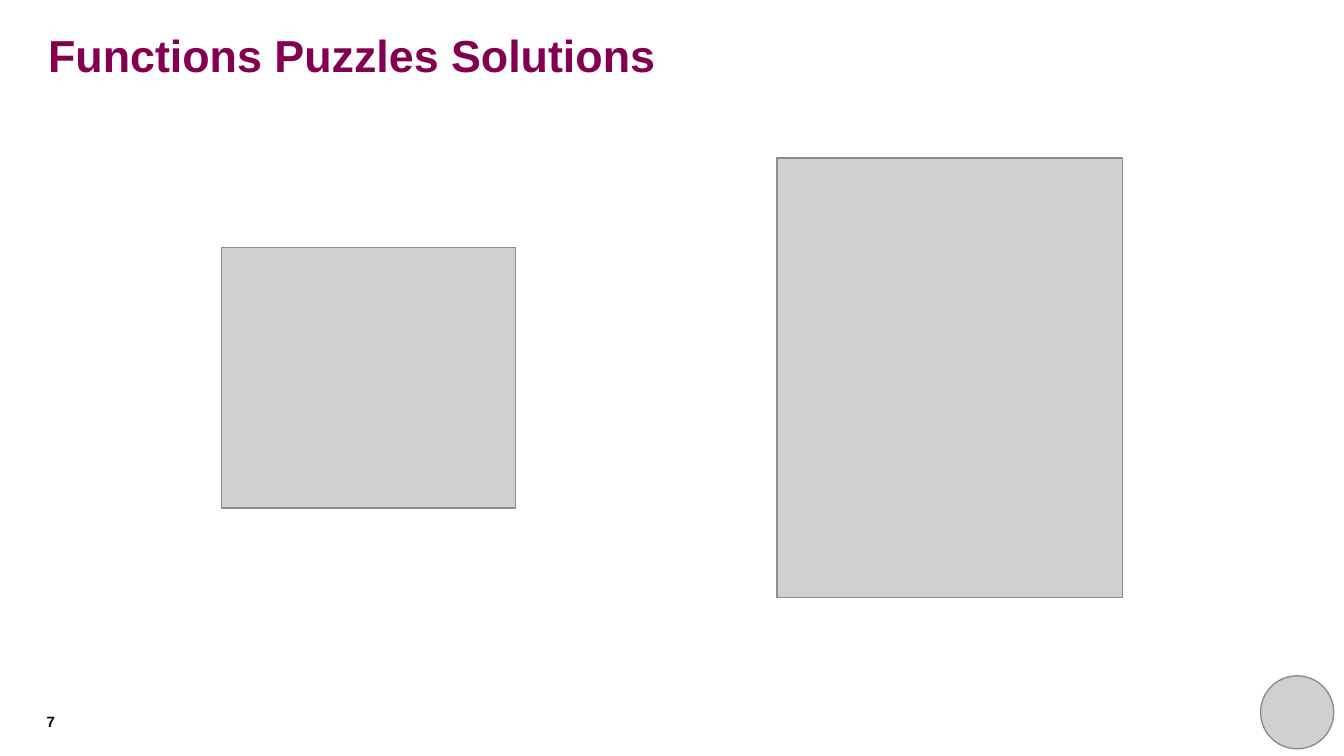
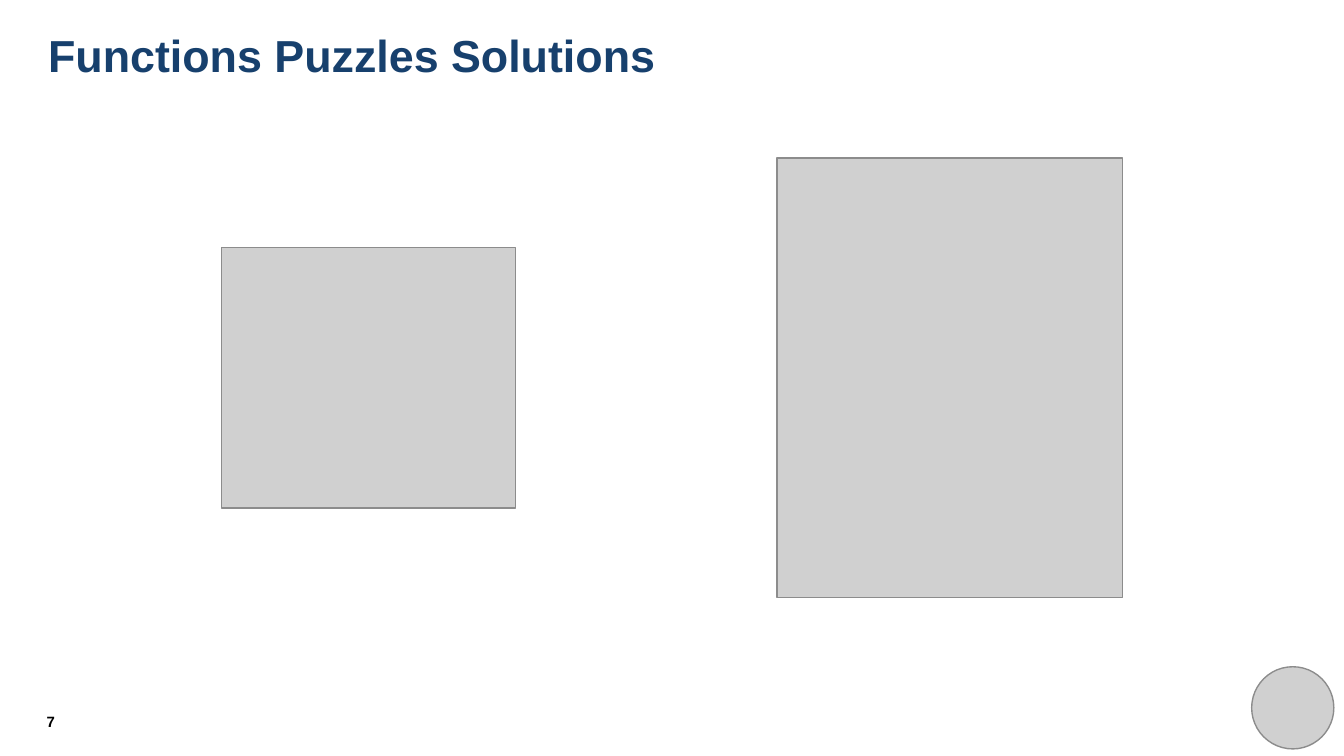
Before and after one commit to THargreaves/beginners-python, a slide deck: slide 7 of session_six/session_six_presentation.pptx. Drawn at 1344x756 pixels with LibreOffice and Linux fonts; fonts in the diff are those of the drawing; grey boxes stand for pictures. Boxes give left, top, right and bottom in pixels: in the first picture for what was removed or moved away, otherwise in the second. Text is boxed around its words. In the diff, an @@ line names an element or a change of style, - is before the commit and + after.

```diff
--- a/session_six/session_six_presentation.pptx
+++ b/session_six/session_six_presentation.pptx
@@ title "Functions Puzzles Solutions" at bbox=[48, 39, 655, 73]: text colour #830051 to #17406D @@
@@ picture: place and size @@
-picture at bbox=[1261, 676, 1333, 749]
+picture at bbox=[1251, 667, 1333, 749]
```
Also in this commit, not shown: 18 other slides changed, 5 other files.
